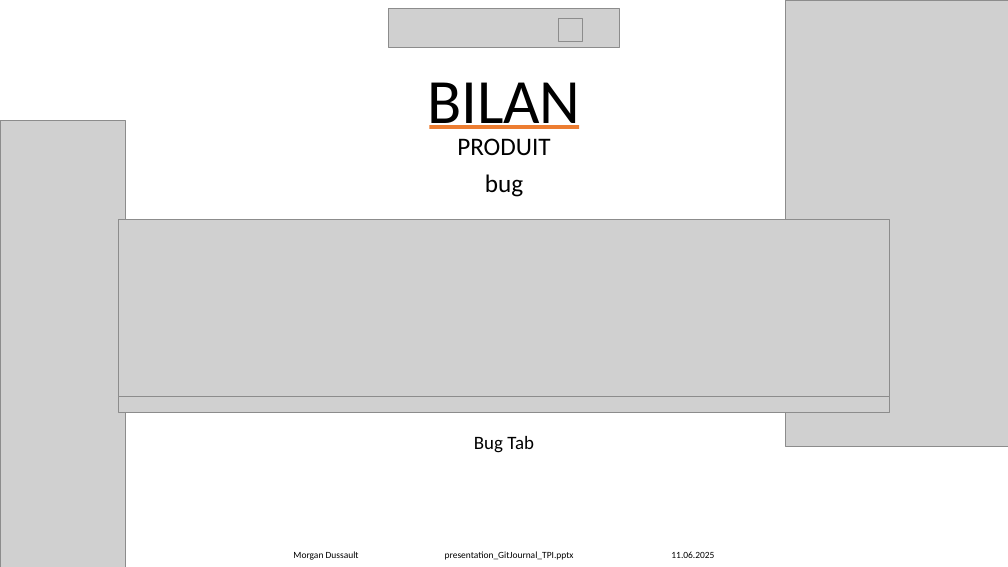
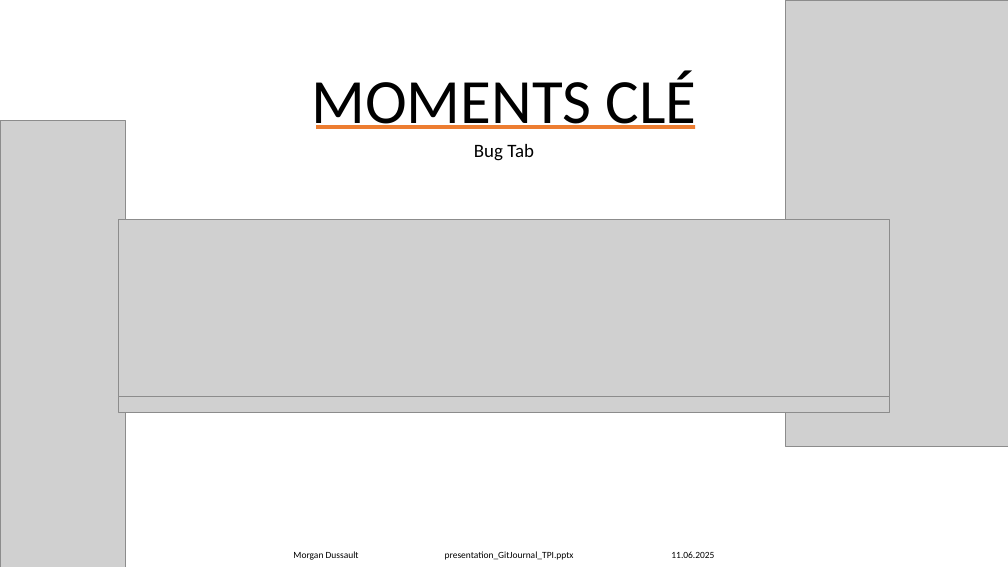
Before and after one commit to Morgan-DD/GitJournal, a slide deck: slide 36 of presentation/presentation_GitJournal_TPI.pptx (slide 32 before the commit). Drawn at 1008x567 pixels with LibreOffice and Linux fonts; fonts in the diff are those of the drawing; grey boxes stand for pictures. Boxes give left, top, right and bottom in pixels: in the first picture for what was removed or moved away, otherwise in the second. Text is boxed around its words. In the diff, an @@ line names an element or a change of style, - is before the commit and + after.

```diff
--- a/presentation/presentation_GitJournal_TPI.pptx
+++ b/presentation/presentation_GitJournal_TPI.pptx
@@ picture removed at box(389, 9, 619, 48) @@
@@ picture removed at box(559, 18, 582, 42) @@
@@ text at box(311, 70, 697, 129): text changed @@
-BILAN
+MOMENTS CLÉ
@@ text "Bug Tab": place and size @@
-text "Bug Tab" at box(474, 436, 534, 453)
+text "Bug Tab" at box(474, 144, 534, 161)
@@ rectangle: place and size @@
-rectangle at box(430, 126, 579, 129)
+rectangle at box(316, 126, 695, 129)
@@ subtitle removed at box(457, 138, 550, 197) @@
-PRODUIT
-bug
```
Also in this commit, not shown: 7 other slides changed, 6 slides added, 2 other files.
